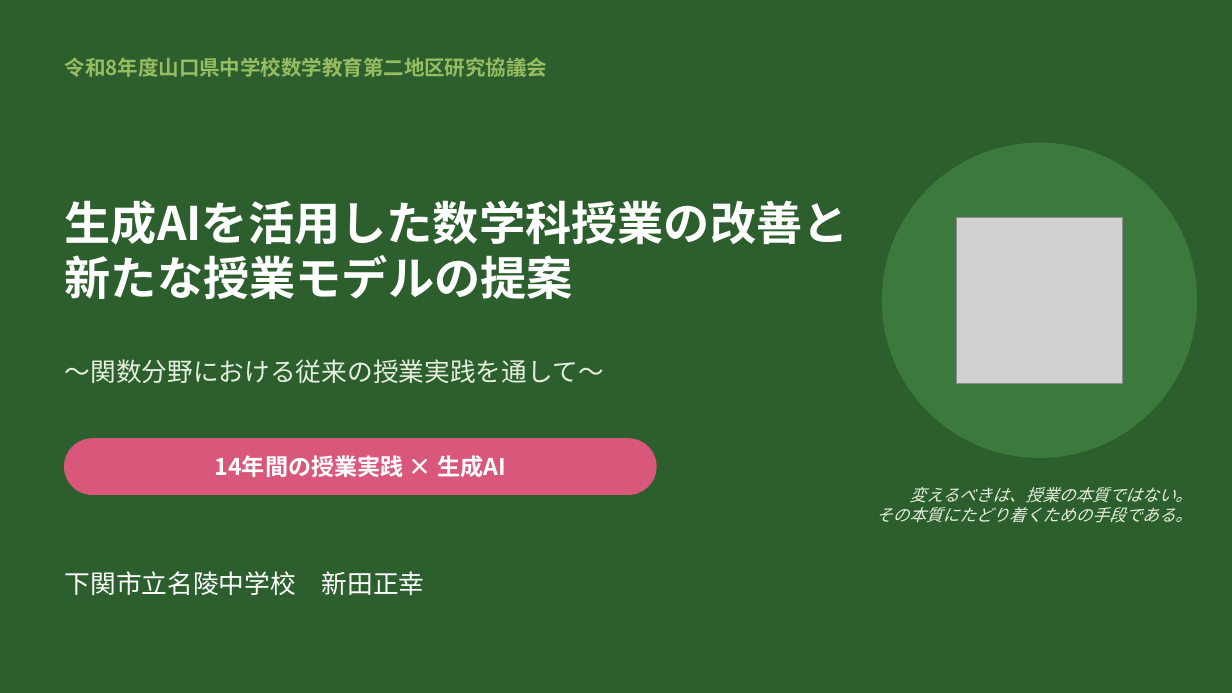
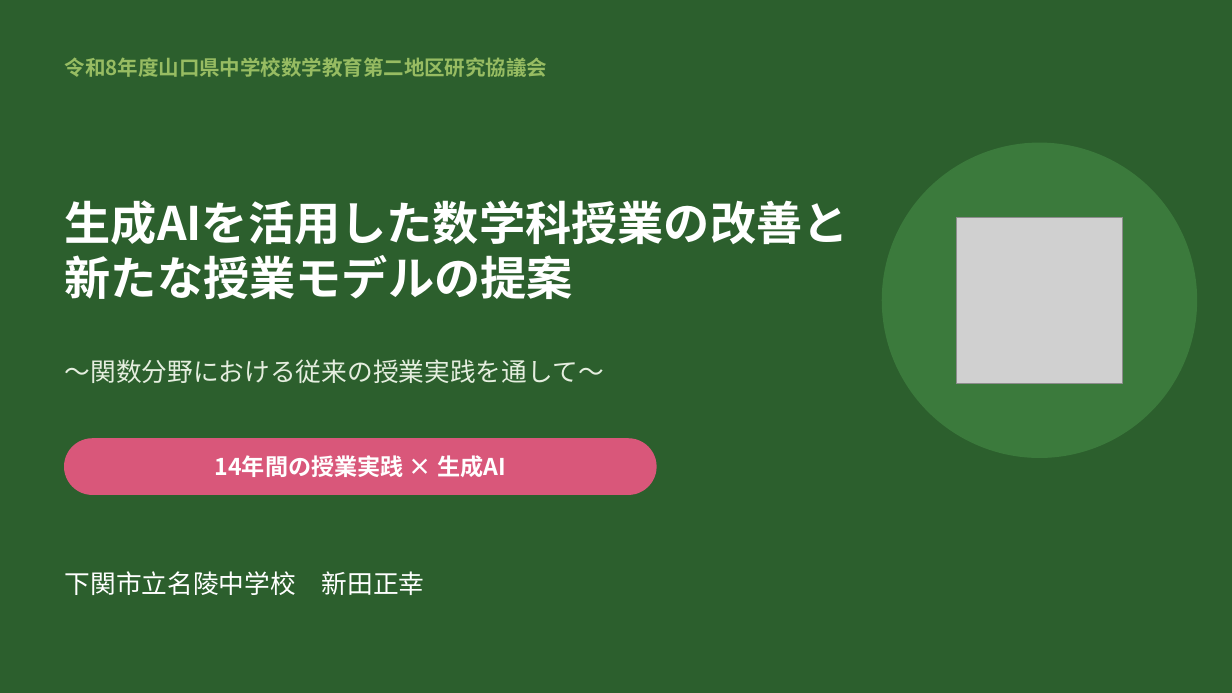
Before and after one commit to margiela14th-sudo/my-ai-project, a slide deck: slide 1 of 07_完成資料/県大会発表_生成AI授業再構築.pptx. Drawn at 1232x693 pixels with LibreOffice and Linux fonts; fonts in the diff are those of the drawing; grey boxes stand for pictures. Boxes give left, top, right and bottom in pixels: in the first picture for what was removed or moved away, otherwise in the second. Text is boxed around its words. In the diff, an @@ line names an element or a change of style, - is before the commit and + after.

```diff
--- a/07_完成資料/県大会発表_生成AI授業再構築.pptx
+++ b/07_完成資料/県大会発表_生成AI授業再構築.pptx
@@ text removed at bbox=[876, 487, 1192, 523] @@
-変えるべきは、授業の本質ではない。
-その本質にたどり着くための手段である。
```
Also in this commit, not shown: 13 other slides changed, 6 slides added, 3 slides removed, 14 other files.
